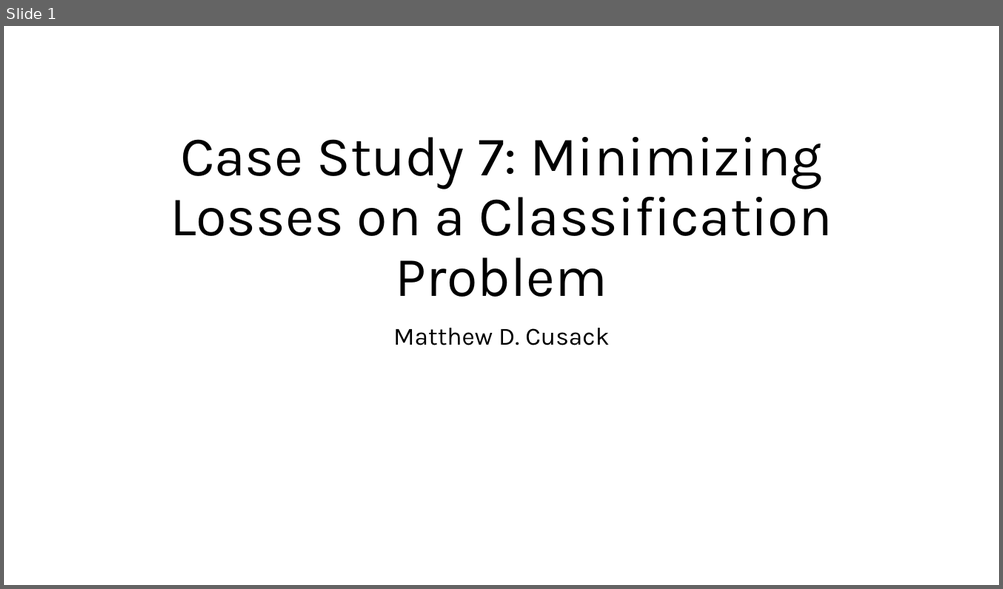
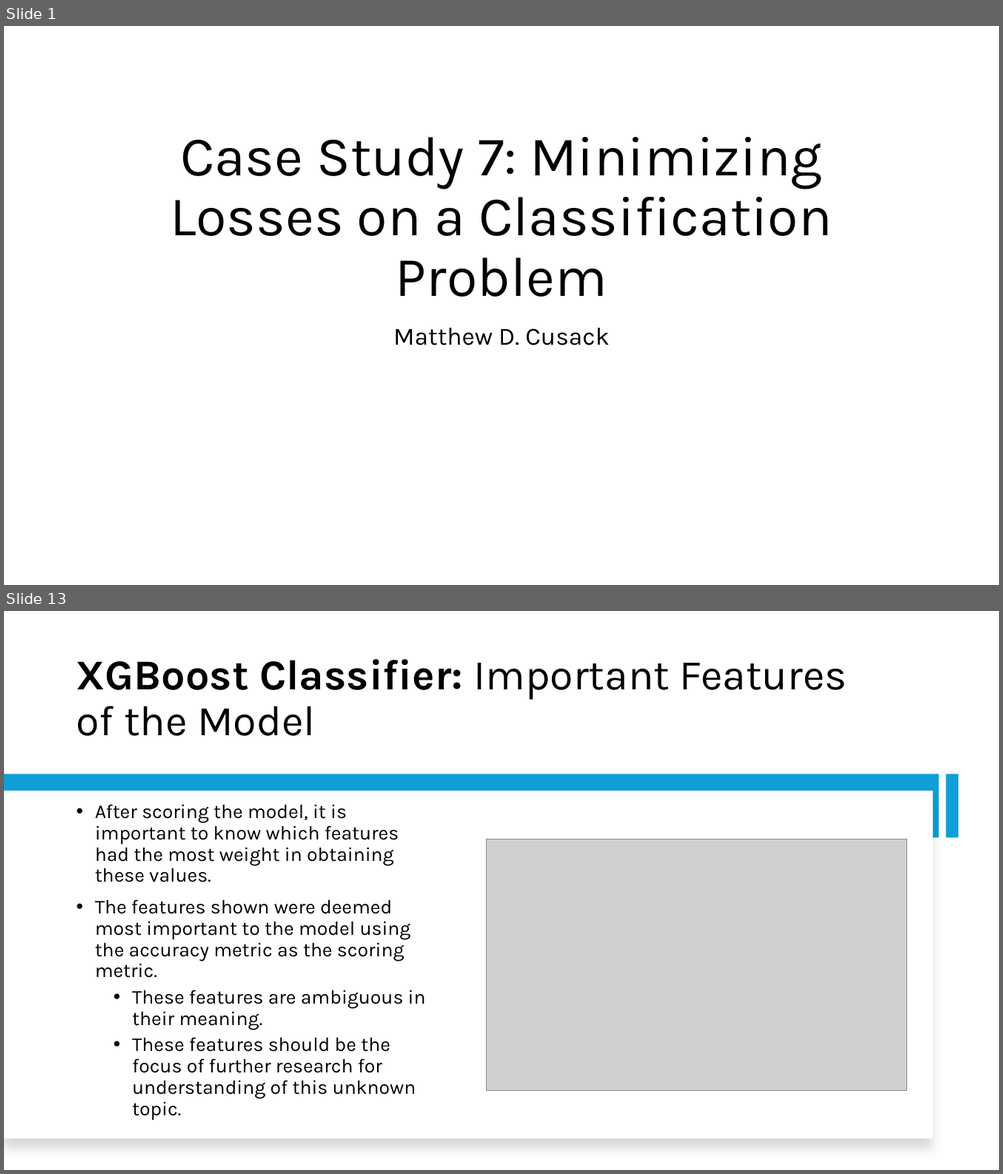
Before and after one commit to Mcusac/Case-Study-X, a slide deck: Cusack_Matthew_CaseStudy7.pptx. Shown one above the other, each under a label of ours: slide 1 before the commit, slides 1 and 13 after it; the slides between them are not shown. The pictures are 1003x589 and 1003x1174 pixels, drawn with LibreOffice and Linux fonts; fonts in the diff are those of the drawing; grey boxes stand for pictures. Boxes give left, top, right and bottom in pixels: in the first picture for what was removed or moved away, otherwise in the second. Text is boxed around its words. In the diff, an @@ line names an element or a change of style, - is before the commit and + after.

```diff
--- a/Cusack_Matthew_CaseStudy7.pptx
+++ b/Cusack_Matthew_CaseStudy7.pptx
@@ slide 13 added at [4,611,999,1170], background #FFFFFF @@
@@ title added at [77,659,847,736], 41 pt, text #000000 @@
+XGBoost Classifier: Important Features of the Model
@@ rectangle added at [4,775,939,838], fill #0F9ED5 @@
@@ rectangle added at [945,775,959,838], fill #0F9ED5 @@
@@ rectangle added at [4,791,933,1139], fill #FFFFFF @@
@@ text added at [95,804,426,1121], 19 pt, text #000000 @@
+• After scoring the model, it is important to know which features had the most weight in obtaining these values.
+• The features shown were deemed most important to the model using the accuracy metric as the scoring metric.
+  • These features are ambiguous in their meaning.
+  • These features should be the focus of further research for understanding of this unknown topic.
@@ picture added at [486,840,906,1091] @@
```
Also in this commit, not shown: 10 slides changed, 5 other slides added, 3 slides removed, 15 other files.
